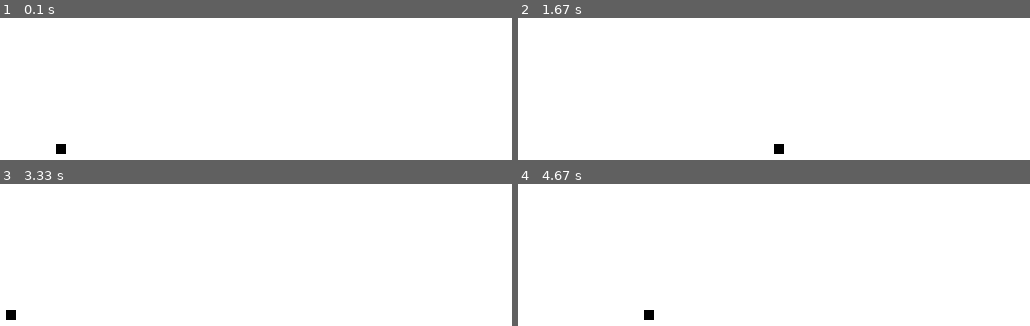
Above: before the commit, frames 1-4 (two rows, left to right).
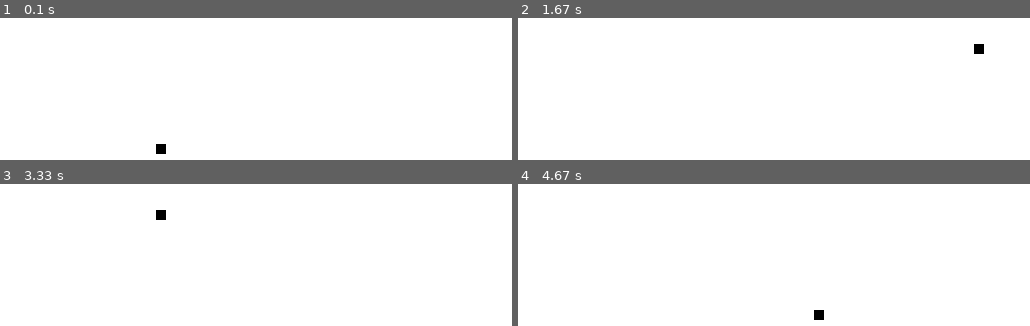
Above: after the commit, the same moments.

Repository: DevonteDC/ICS168_Snake
Game: pygame game, started from Snake-Pygame/snake_v1.py
Two runs of this game, one before a commit and one after it. Both use one fixed random seed, a clock stepped at 60 frames per second and the inputs below.
Inputs:
- Up to frame 1 (0.1 s): no input
- Up to frame 2 (1.67 s): hold Right 0.33-0.8 s; hold Up 0.83-1.13 s; hold Right 1.17-1.63 s
- Up to frame 3 (3.33 s): hold Left 1.67-2.2 s; hold Down 2.23-2.53 s; hold Left 2.57-2.97 s; hold Up from 3 s (still down)
- Up to frame 4 (4.67 s): release Up at 3.37 s; hold Right 3.4-4.03 s; hold Down 4.07-4.43 s; hold Left from 4.47 s (still down)

The runs differ from the first frame. In frame 1, 0.3% of the frame differs, in the area x 10-33%, y 88-96%; in frame 2, 0.3%; in frame 3, 0.3%; in frame 4, 0.3%.

Commit message:
Added losing features, restarts, movement

Diff:
--- a/Snake-Pygame/snake_v1.py
+++ b/Snake-Pygame/snake_v1.py
@@ -1,4 +1,6 @@
 import pygame
+import time
+import random
 
 pygame.init()
 
@@ -8,47 +10,95 @@
 black = (0,0,0)
 red = (255,0,0)
 
-gameDisplay = pygame.display.set_mode((800,600))
+display_width = 800
+display_height = 600
+
+gameDisplay = pygame.display.set_mode((display_width,display_height))
 pygame.display.set_caption('Snake 168')
 
-gameExit = False;
 
-lead_x = 300
-lead_y = 300
-lead_x_change = 0
-lead_y_change = 0
 
 clock = pygame.time.Clock()
+block_size = 10
+FPS = 30
+
+font = pygame.font.SysFont(None,25)
 ###VARIABLES------------------------
+
+###FUNCTIONS------------------------
+def message_to_screen(msg,color):
+    screen_text = font.render(msg,True,color)
+    gameDisplay.blit(screen_text,[display_width/2,display_height/2])
+###FUNCTIONS------------------------
+
+
+
+
 
 
 
 ###GAME LOOP------------------------
-while not gameExit:
-    for event in pygame.event.get():
-        if event.type == pygame.QUIT:
-            gameExit = True
+def gameLoop():
+    gameExit = False
+    gameOver = False
+    lead_x = display_width/2
+    lead_y = display_height/2
+    lead_x_change = 0
+    lead_y_change = 0
 
-        if event.type == pygame.KEYDOWN:
-            if event.key == pygame.K_LEFT:
-                lead_x_change =  -10
-            if event.key == pygame.K_RIGHT:
-                lead_x_change = 10
+    while not gameExit:
+
+        while gameOver == True:
+            gameDisplay.fill(white)
+            message_to_screen("Game over, press C to play again or Q to quit",red)
+            pygame.display.update()
+
+            for event in pygame.event.get():
+                if event.type == pygame.KEYDOWN:
+                    if event.key == pygame.K_q:
+                        gameExit = True
+                        gameOver = False
+                    if event.key == pygame.K_c:
+                        gameLoop()
+
+        for event in pygame.event.get():
+            if event.type == pygame.QUIT:
+                gameExit = True
+
+            if event.type == pygame.KEYDOWN:
+                if event.key == pygame.K_LEFT:
+                    lead_x_change =  -block_size
+                    lead_y_change = 0
+                elif event.key == pygame.K_RIGHT:
+                    lead_x_change = block_size
+                    lead_y_change = 0
+                elif event.key == pygame.K_UP:
+                    lead_y_change =  -block_size
+                    lead_x_change = 0
+                elif event.key == pygame.K_DOWN:
+                    lead_y_change = block_size
+                    lead_x_change = 0
+
+        if lead_x >= display_width or lead_x < 0 or lead_y >= display_height or lead_y < 0:
+            gameOver = True
 
 
-    lead_x += lead_x_change
 
 
-    gameDisplay.fill(white)
-    pygame.draw.rect(gameDisplay, black,[lead_x,lead_y,10,10])
+        lead_x += lead_x_change
+        lead_y += lead_y_change
 
 
-    pygame.display.update()
-    clock.tick(15)
+        gameDisplay.fill(white)
+        pygame.draw.rect(gameDisplay, black,[lead_x,lead_y,block_size,block_size])
+
+
+        pygame.display.update()
+        clock.tick(FPS)
+
+    pygame.quit()
+    quit()
 
 ###GAME LOOP-------------------------
 
-
-
-pygame.quit()
-quit()
+gameLoop()
